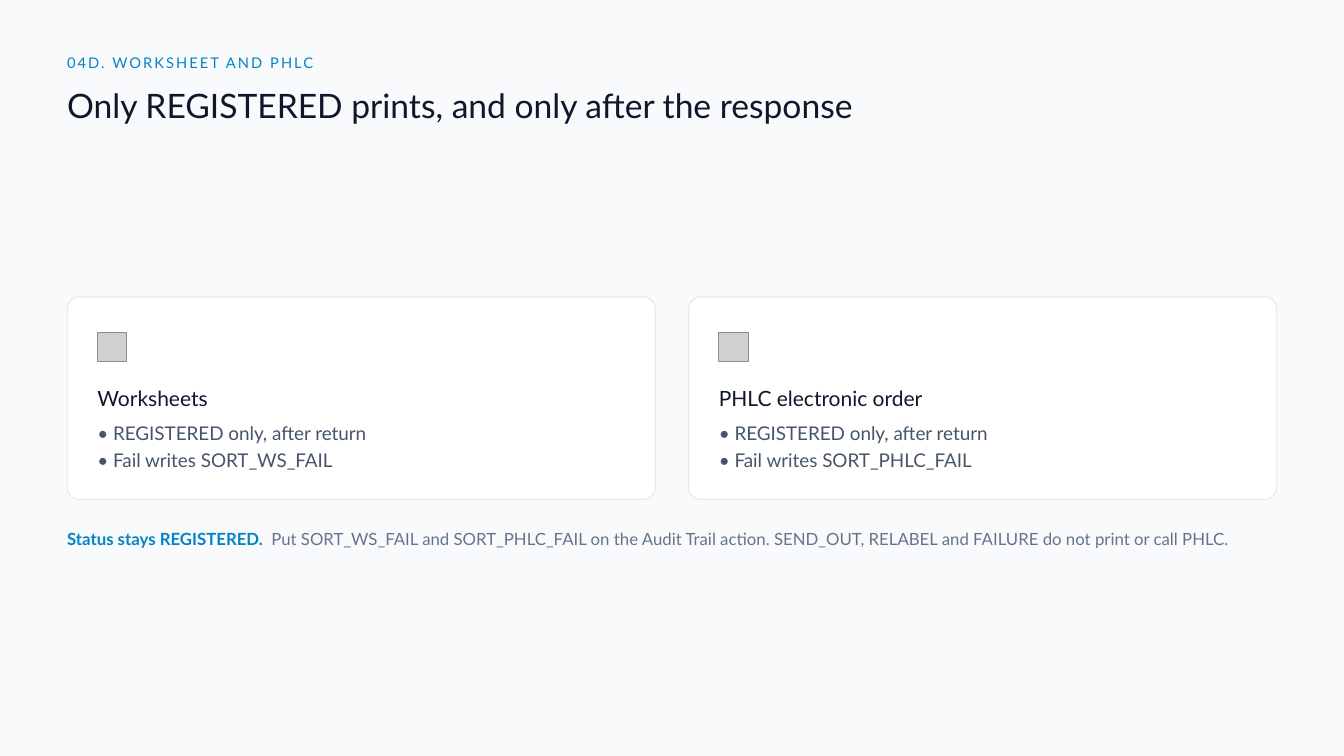
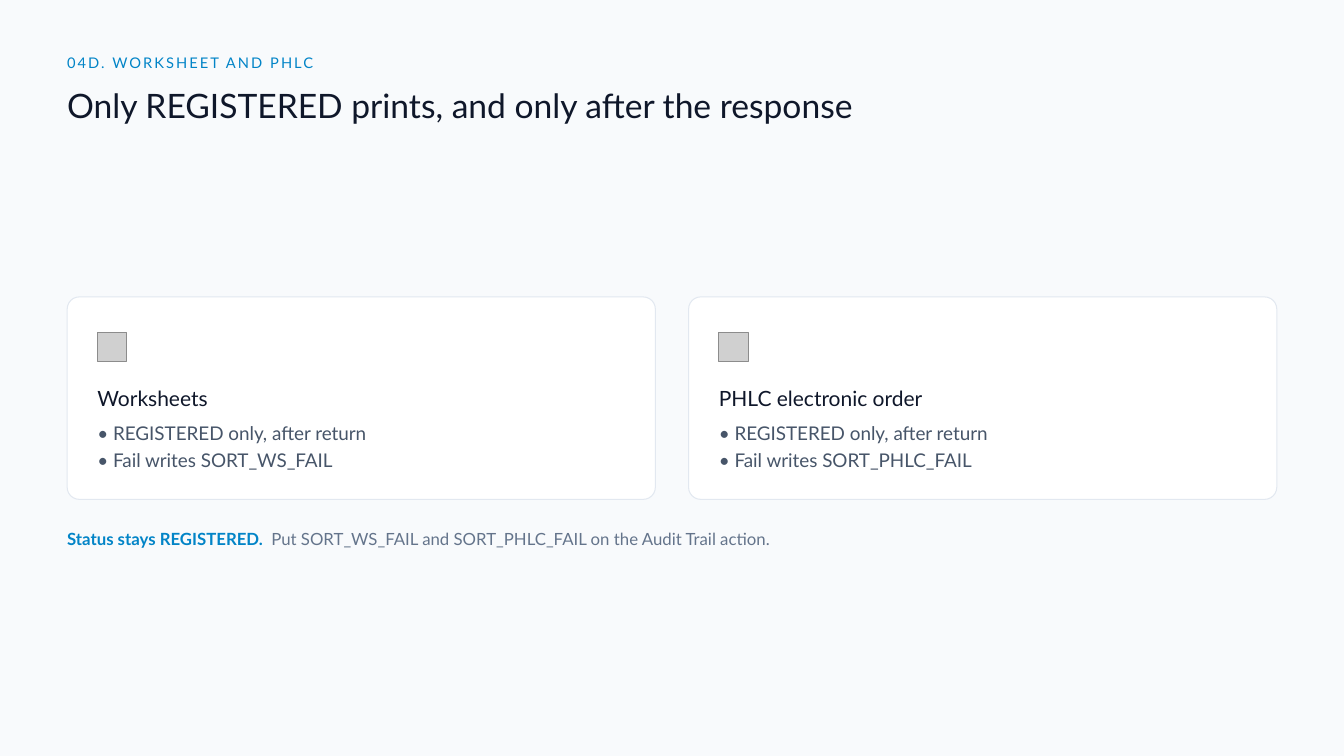
Before and after one commit to DragonChong/HA-Notes, a slide deck: slide 18 of SDLC/Projects/TMP-specimen-sorter-api — Specimen Sorter API/assets/Specimen Sorter API v3.pptx. Drawn at 1344x756 pixels with LibreOffice and Linux fonts; fonts in the diff are those of the drawing; grey boxes stand for pictures. Boxes give left, top, right and bottom in pixels: in the first picture for what was removed or moved away, otherwise in the second. Text is boxed around its words. In the diff, an @@ line names an element or a change of style, - is before the commit and + after.

```diff
--- a/SDLC/Projects/TMP-specimen-sorter-api — Specimen Sorter API/assets/Specimen Sorter API v3.pptx
+++ b/SDLC/Projects/TMP-specimen-sorter-api — Specimen Sorter API/assets/Specimen Sorter API v3.pptx
@@ text at bbox=[67, 532, 770, 548]: text changed @@
-Status stays REGISTERED. Put SORT_WS_FAIL and SORT_PHLC_FAIL on the Audit Trail action. SEND_OUT, RELABEL and FAILURE do not print or call PHLC.
+Status stays REGISTERED. Put SORT_WS_FAIL and SORT_PHLC_FAIL on the Audit Trail action.
```
Also in this commit, not shown: 3 other slides changed, 2 other files.
